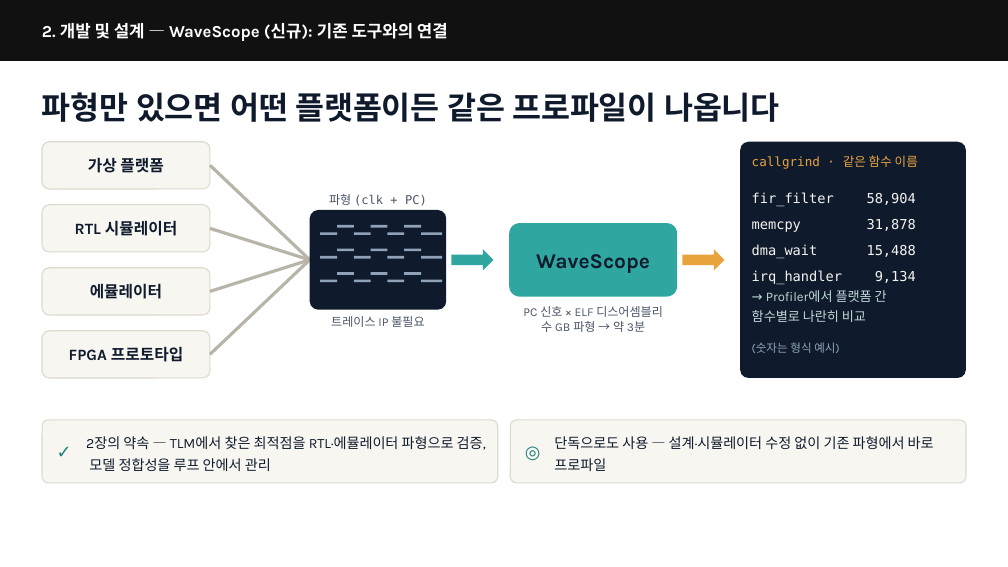
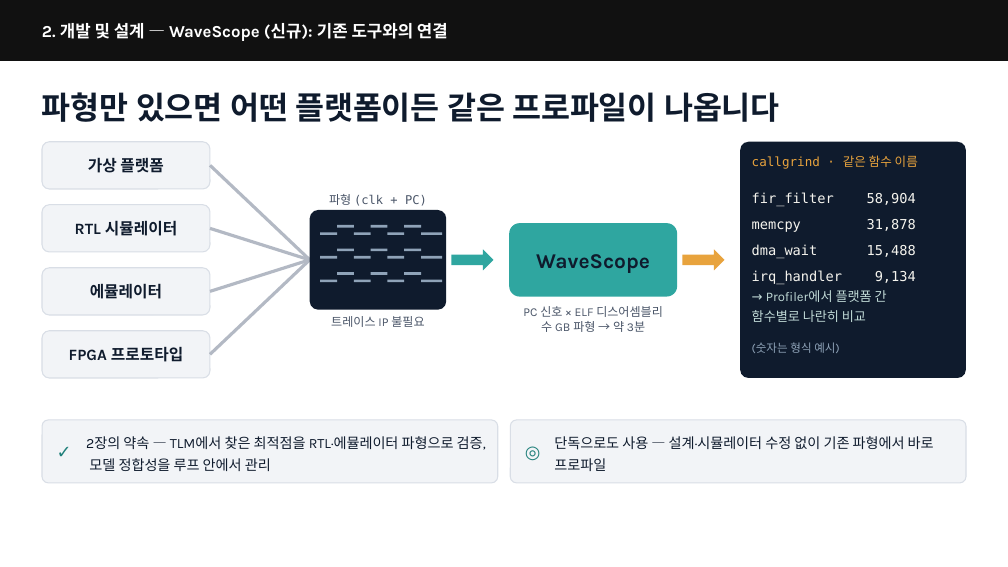
Before and after one commit to tdjung/co_opt_example, a slide deck: slide 8 of docs/presentation/deck_current_fonts.pptx. Drawn at 1008x567 pixels with LibreOffice and Linux fonts; fonts in the diff are those of the drawing. Boxes give left, top, right and bottom in pixels: in the first picture for what was removed or moved away, otherwise in the second. Text is boxed around its words. In the diff, an @@ line names an element or a change of style, - is before the commit and + after.

```diff
--- a/docs/presentation/deck_current_fonts.pptx
+++ b/docs/presentation/deck_current_fonts.pptx
@@ line (210, 166) - (310, 260): stroke #B8B4A8 3 pt to #B3B9C4 3 pt @@
@@ line (210, 228) - (310, 260): stroke #B8B4A8 3 pt to #B3B9C4 3 pt @@
@@ line (210, 291) - (310, 260): stroke #B8B4A8 3 pt to #B3B9C4 3 pt @@
@@ line (210, 355) - (310, 260): stroke #B8B4A8 3 pt to #B3B9C4 3 pt @@
@@ fill #F7F6F1 to #F2F4F7; outline #DDD9CC 1 pt to #D9DEE6 1 pt in 6 elements at <box>42,142,210,189</box>, <box>42,205,210,252</box>, <box>42,268,210,315</box>, <box>42,331,210,378</box>, <box>510,420,966,482</box>, <box>42,420,498,482</box> @@
```
Also in this commit, not shown: 10 other slides changed, 15 other files.
